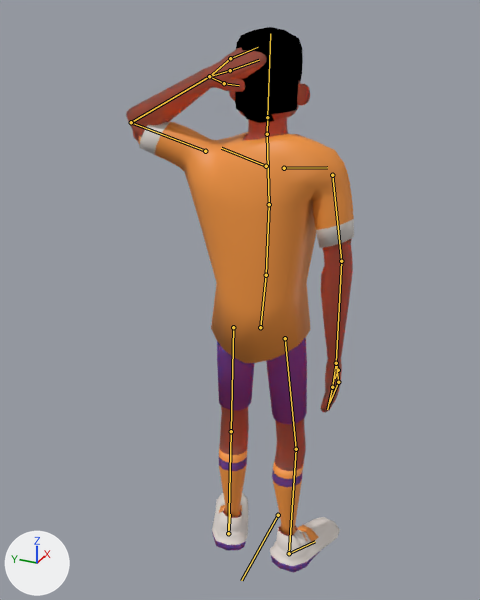
What one commit did to the Blender file Time_1/Assets/Models/Personagens/Eric_Rig.blend.
Both versions are drawn from a camera (50 mm lens) standing at (-0.408, -0.167, 1.652) and looking at (0.022, 0.027, 1.437). Lighting does not change. The marker at lower left points along +X, +Y and +Z. Both versions are drawn at frame 34 of the action 'Idle'; the numbers are the values there. The bones that bend it are drawn over the model as lines.
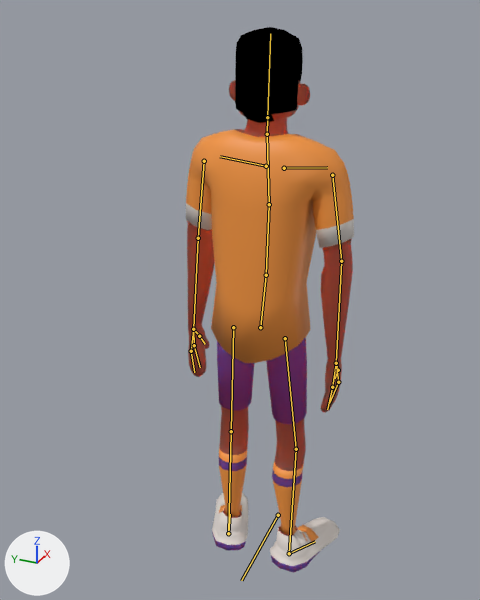
Changed parts and their boxes [x1, y1, x2, y2] in the pictures (480 x 600 px):
```json
{"object": "Plane.001", "change": "posed", "before": [126, 27, 354, 573], "after": [186, 27, 354, 573], "on screen": "26% narrower"}
{"bone": "clavicula.L", "before": "(266, 166) to (221, 148)", "after": "(266, 166) to (220, 156)"}
{"bone": "braço1.L", "before": "(205, 151) to (131, 122)", "after": "(204, 161) to (198, 238)"}
{"bone": "braço2.L", "before": "(131, 122) to (209, 76)", "after": "(198, 238) to (193, 329)"}
```

Scene script edits in JSON lines:
```json
{"block": "bone_clavicula_l", "where": "bone_clavicula_l = bpy.data.objects['Armature'].pose.bones['clavicula.L']  # child of 'coluna3'"}
{"op": "set", "path": "bone_clavicula_l.rotation_quaternion", "old": "(1.0, -0.006, 0.002, -0.005)", "new": "(0.995, 0.002, 0.018, -0.095)", "note": "degrees (-1, 0, -1) -> degrees (0, 2, -11)"}
{"block": "bone_braço1_l", "where": "bone_braço1_l = bpy.data.objects['Armature'].pose.bones['braço1.L']  # child of 'clavicula.L'"}
{"op": "set", "path": "bone_braço1_l.rotation_quaternion", "old": "(0.9, -0.008, -0.123, 0.418)", "new": "(0.939, 0.038, -0.017, -0.341)", "note": "degrees (-7, -12, 51) -> degrees (5, 0, -40)"}
{"block": "bone_braço2_l", "where": "bone_braço2_l = bpy.data.objects['Armature'].pose.bones['braço2.L']  # child of 'braço1.L'"}
{"op": "set", "path": "bone_braço2_l.rotation_quaternion", "old": "(0.137, 0.806, -0.407, 0.407)", "new": "(0.998, 0.001, 0.0, -0.064)", "note": "degrees (10, -130, 122) -> degrees (0, 0, -7)"}
```
